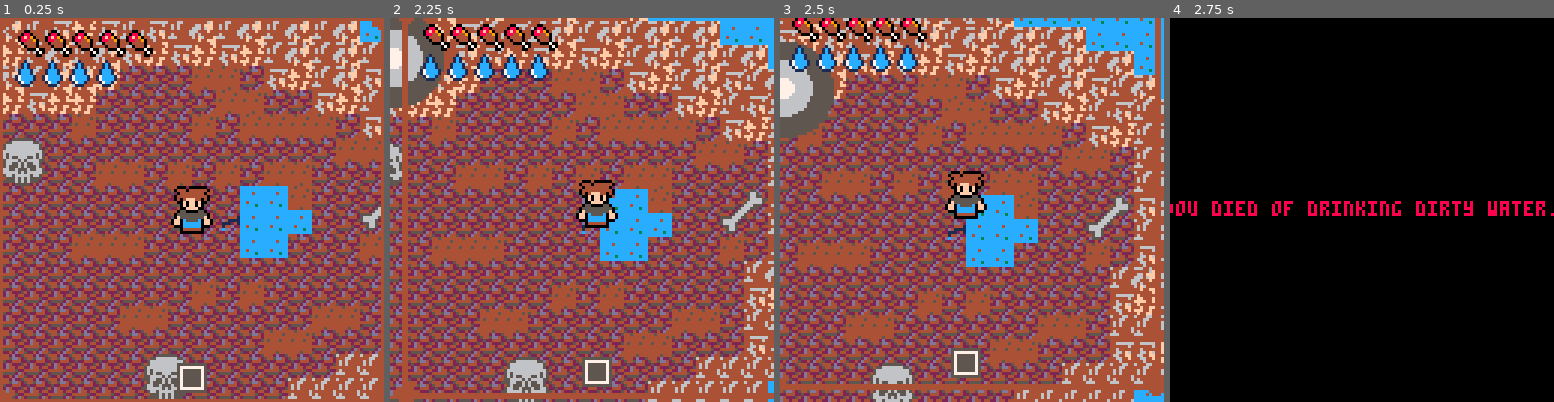
Above: before the commit, frames 1-4 (left to right).
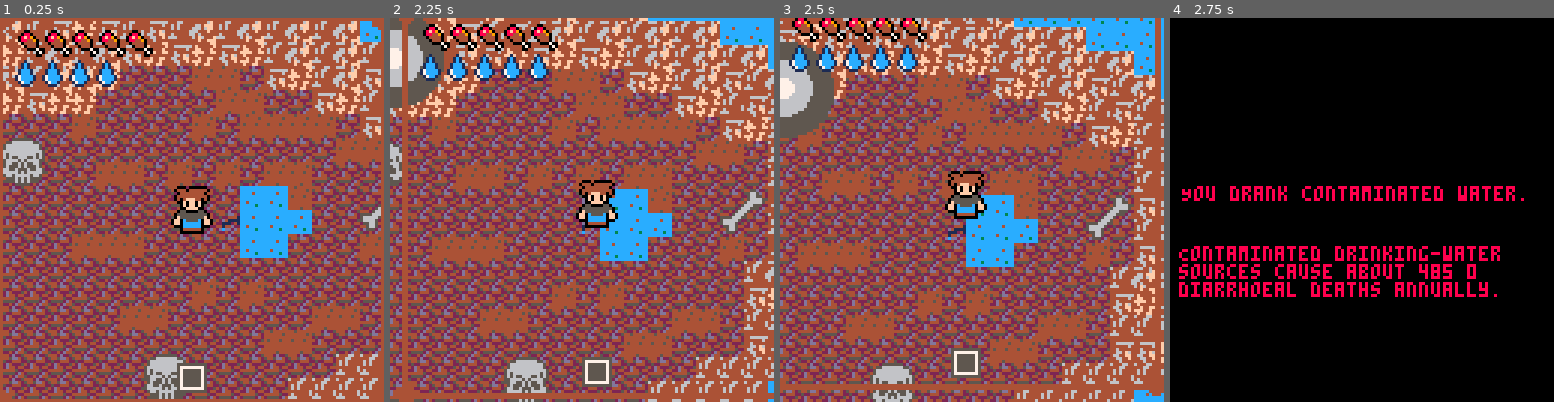
Above: after the commit, the same moments.

Repository: lucaslng/jamhacks-climatastrophe
Game: PICO-8 cartridge climate-collapse.p8
Two runs of this game, one before a commit and one after it. Both use one fixed random seed, a clock stepped at 60 frames per second and the inputs below.
Inputs:
- Up to frame 1 (0.25 s): no input
- Up to frame 2 (2.25 s): tap O (Z key) at 0.7, 1.7, 2.1 s; hold Right 1.6-2.1 s; hold Up from 2.15 s (still down)
- Up to frame 3 (2.5 s): release Up at 2.42 s; hold Right from 2.47 s (still down)
- Up to frame 4 (2.75 s): keep holding Right; tap O (Z key) at 2.5 s

Frames 1-3 are identical in both runs. In frame 4, 7.4% of the frame differs, in the area x 0-100%, y 43-73%.

Commit message:
again shows fun fact on death screen. more neat

Diff:
--- a/climate-collapse.p8
+++ b/climate-collapse.p8
@@ -20,6 +20,36 @@
 
 items = {}
 
+-- facts are all found by ChatGPT --
+
+funFactsHunger = {
+"Undernutrition underlies 45% of all child deaths globally about 3.1 million children under five each year.",
+"Six million children die from hunger every year, making malnutrition the single largest contributor to child mortality.",
+"Protein energy malnutrition caused 600 000 deaths in 2010, and micronutrient deficiencies another 84 000."
+}
+
+funFactsBadWater = {
+"Unsafe water, sanitation, and hygiene are blamed for 842 000 diarrhoeal deaths each year.",
+"Contaminated drinking-water sources cause about 485 000 diarrhoeal deaths annually.",
+"Waterborne diseases overall kill roughly 1.5 million people per year worldwide."
+}
+
+funFactsThrist = {
+	"785 million people worldwide still lack even a basic drinking-water service, including 144 million who rely on untreated surface water for daily needs",
+}
+
+funFactsTornado = {
+"The United States has roughly 60 tornado related deaths annually.",
+"March 18, 1925 Tri-State tornado killed 695 people across Missouri, Illinois and Indiana.",
+"Deadliest tornado in world history: On April 26, 1989, a tornado in Bangladesh claimed at least 1,300 lives."
+}
+
+funFactsTsunami = {
+"The 2004 Indian Ocean tsunami alone killed approximately 227 898 people across 14 countries.",
+"The 2011 Great East Japan tsunami resulted in over 18 500 confirmed deaths, making it the deadliest natural disaster in Japan since 1923. ",
+"Over 500 000 fatalities have been recorded worldwide from tsunamis since modern record-keeping began."
+}
+
 function hcenter(s)
 	return 64 - #s * 2
 end
@@ -40,9 +70,57 @@
 	end
 end
 
-function die(message)
-	cls()
-	stop(message, hcenter(message), vcenter(), red)
+function print_wrap(s, x, y)
+    local text = tostring(s)
+    local words = split(text, " ")
+    local line = ""
+    local newY = y
+
+    for _, w in ipairs(words) do
+        w = tostring(w)
+        if #line + #w + 1 > 30 then
+            print(line, x, newY, red)
+            newY += 6
+            line = w
+        else
+            if line == "" then
+                line = w
+            else
+                line = line.." "..w
+            end
+        end
+    end
+
+    if #line > 0 then
+        print(line, x, newY, red)
+    end
+
+	print()
+end
+
+function die(death, message)
+    cls()
+    print(message, hcenter(message), vcenter(), red)
+
+    local facts
+    if death == "hunger" then
+        facts = funFactsHunger
+    elseif death == "thirst" then
+        facts = funFactsThirst
+	elseif death == "bad water" then
+		facts = funFactsBadWater
+    elseif death == "tornado" then
+        facts = funFactsTornado
+    elseif death == "tsunami" then
+        facts = funFactsTsunami
+    else
+        return
+    end
+
+    local fact = rnd(facts)
+    color(red)
+    print_wrap(fact, 5, vcenter()+20)
+    stop()
 end
 
 function _init()
@@ -171,8 +249,8 @@
 	if Player.hunger_timer == nil then Player.hunger_timer = 0 end
 	if Player.thirst_timer == nil then Player.thirst_timer = 0 end
 
-	if Player.thirst <= 0 then die("you died from lack of water") end
-	if Player.hunger <= 0 then die("you died from hunger!") end
+	if Player.thirst <= 0 then die("thirst", "you died from lack of water") end
+	if Player.hunger <= 0 then die("hunger", "you died from hunger!") end
 
 	if moved then
 		-- hunger drains when moving
@@ -196,7 +274,7 @@
 		local y = Player:cely()
 
 		if mget(x, y) == 8 then
-			die("You died of drinking dirty water.")
+			die("bad water", "You drank contaminated water.")
 		elseif mget(x, y) == 102 then
 			Player:drink(1)
 		end
@@ -225,7 +303,7 @@
 		end
 	end
 
-	foreach(tornadoes, function(t) t.x += t.vx t.y += t.vy t.lifetime -= 1 if (abs(Player.x - t.x) <= 16 and abs(Player.y - t.y) <= 16) then die("you died to a tornado!") end end)
+	foreach(tornadoes, function(t) t.x += t.vx t.y += t.vy t.lifetime -= 1 if (abs(Player.x - t.x) <= 16 and abs(Player.y - t.y) <= 16) then die("tornado", "you died to a tornado!") end end)
 	if tornadoes[1] != nil and tornadoes[1].lifetime <= 0 then deli(tornadoes, 1) end
 
 	if rnd(100) <= 1 then
@@ -238,7 +316,7 @@
 		add(tsunamies, tsunami)
 	end
 
-	foreach(tsunamies, function(t) t.x += t.v t.lifetime -= 1 if mget(flr(t.x / 8), flr(t.y / 8)) != 8 then t.lifetime -= 2 end if t.x < Player.x and Player.x < t.x + 16 and t.y < Player.y and Player.y < t.y + t.height then die("You died to a tsunami!") end end)
+	foreach(tsunamies, function(t) t.x += t.v t.lifetime -= 1 if mget(flr(t.x / 8), flr(t.y / 8)) != 8 then t.lifetime -= 2 end if t.x < Player.x and Player.x < t.x + 16 and t.y < Player.y and Player.y < t.y + t.height then die("tsunami", "You died to a tsunami!") end end)
 	if tsunamies[1] != nil and tsunamies[1].lifetime <= 0 then deli(tsunamies, 1) end
 
 	if rnd(360) <= 1 then shake = 0.8 end
